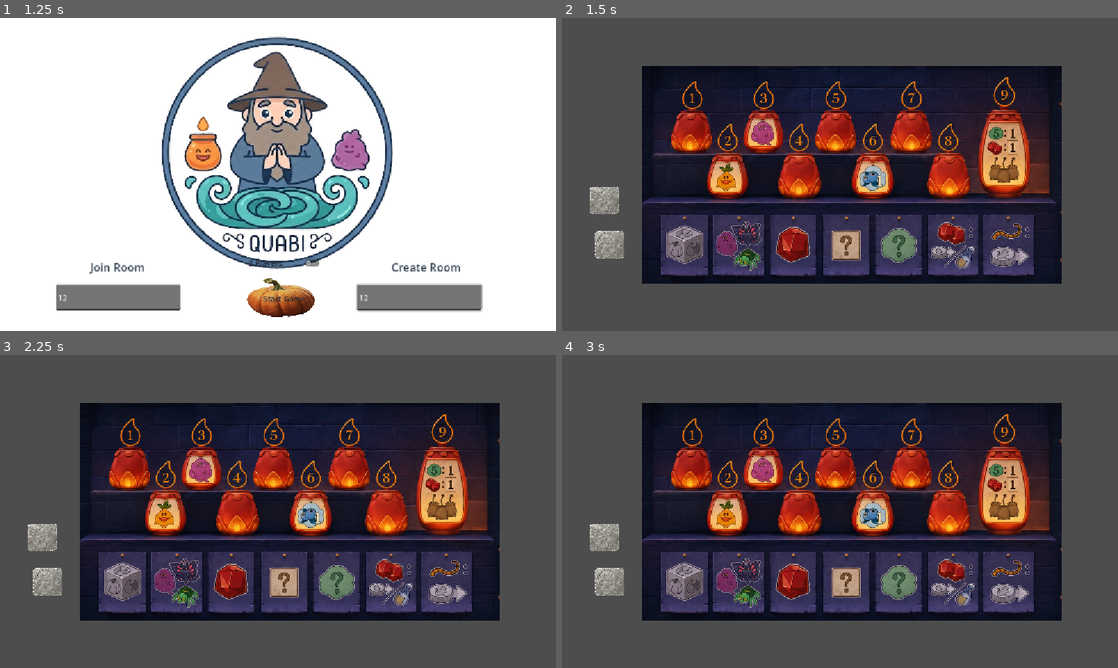
Above: before the commit, frames 1-4 (two rows, left to right).
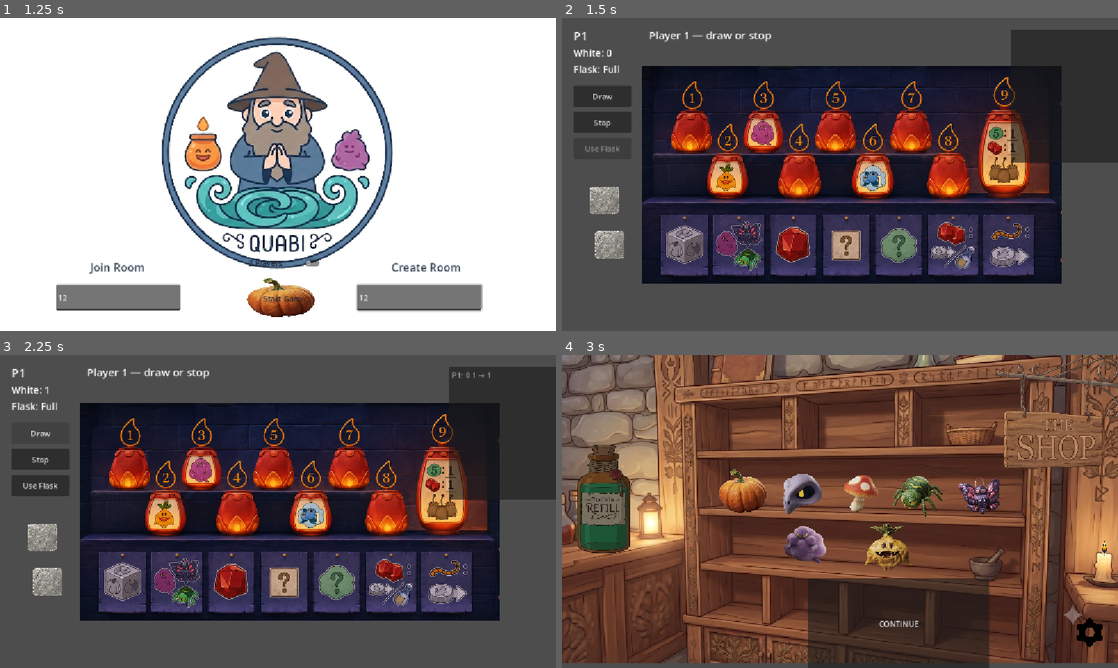
Above: after the commit, the same moments.

Repository: aheiner2001/the-quacks-of-quedlinburg
Game: Godot game, scene res://main_menu.tscn
Same seed, same stepped clock (60 frames per second), same inputs: the game is played once before the commit and once after it.
Inputs (mouse positions are in pixels of both pictures, inside the frame that each line leads up to):
- Up to frame 1 (1.25 s): click (116, 296) at 0.52 s; type "12" at 0.6 s; click (417, 296) at 0.75 s; type "12" at 0.83 s
- Up to frame 2 (1.5 s): click "Start Game" at 1.25 s
- Up to frame 3 (2.25 s): click (38, 433) at 2 s, where only the run after the commit has a clickable "Draw"
- Up to frame 4 (3 s): click (600, 458) at 2.75 s, where only the run after the commit has a clickable "Stop"

Frame 1 is identical in both runs. In frame 2, 7.7% of the frame differs, in the area x 2-100%, y 3-47%; in frame 3, 7.6%; in frame 4, 96%, in the area x 0-100%, y 0-100%.
Error after the commit: Invalid assignment of property or key 'stone_value' with value of type 'int' on a base object of type 'StaticBody2D (area_2d.gd)'. (res://node_2d.gd:35)

Commit message:
feat: wire board potions UI to PhaseController

Diff:
--- a/board.gd
+++ b/board.gd
@@ -3,11 +3,85 @@
 
 @export var run_auto_numbering: bool = false:
 	set(value):
-		auto_number_stones()
+		if Engine.is_editor_hint():
+			auto_number_stones()
 
 func _ready() -> void:
 	if Engine.is_editor_hint():
 		return
+	var pc := _controller()
+	pc.phase_changed.connect(_on_phase)
+	pc.active_player_changed.connect(_on_active)
+	pc.chip_drawn.connect(_on_drawn)
+	pc.exploded.connect(_on_exploded)
+	pc.flask_used.connect(_on_flask_used)
+	$HandoffLabel.text = "Player %d — draw or stop" % (pc.state.active_player + 1)
+	_refresh()
+
+func _on_phase(phase: String) -> void:
+	if phase == "evaluation" or phase == "shop":
+		get_tree().change_scene_to_file("res://node_2d.tscn")
+		return
+	_refresh()
+
+func _on_active(player_index: int) -> void:
+	$HandoffLabel.text = "Player %d — draw or stop" % (player_index + 1)
+	_refresh()
+
+func _on_drawn(player_index: int, result: Dictionary) -> void:
+	$WhiteSumLabel.text = "White: %s" % str(result["white_sum"])
+	_show_placement(player_index, result)
+	_refresh()
+
+func _on_exploded(player_index: int) -> void:
+	$HandoffLabel.text = "Player %d exploded!" % (player_index + 1)
+	_refresh()
+
+func _on_flask_used(_player_index: int) -> void:
+	_refresh()
+
+func _refresh() -> void:
+	var pc := _controller()
+	var player: PlayerState = pc.state.players[pc.state.active_player]
+	$DrawButton.disabled = not player.can_draw()
+	$StopButton.disabled = player.stopped
+	$FlaskButton.disabled = not player.can_use_flask()
+	$FlaskLabel.text = "Flask: %s" % ("Full" if player.flask_full else "Empty")
+	$WhiteSumLabel.text = "White: %d" % player.pot.white_sum()
+	$ActivePlayerLabel.text = "P%d" % (pc.state.active_player + 1)
+
+func _show_placement(player_index: int, result: Dictionary) -> void:
+	var index := int(result["index"])
+	for child in get_children():
+		if child.has_node("Label") and child.get_node("Label").text == str(index):
+			var marker := Label.new()
+			var chip: Dictionary = result["chip"]
+			marker.text = "%s %s" % [str(chip["color"]), str(chip["value"])]
+			marker.position = Vector2(-20, -24)
+			child.add_child(marker)
+			return
+	var fallback_chip: Dictionary = result["chip"]
+	$PlacementsList.add_item(
+		"P%d: %s %s → %d" % [
+			player_index + 1,
+			str(fallback_chip["color"]),
+			str(fallback_chip["value"]),
+			index,
+		]
+	)
+
+func _on_draw_pressed() -> void:
+	_controller().draw_active()
+
+func _on_stop_pressed() -> void:
+	_controller().stop_active()
+
+func _on_flask_pressed() -> void:
+	_controller().use_flask_active()
+	_refresh()
+
+func _controller() -> PhaseController:
+	return get_node("/root/GameSession").get("controller") as PhaseController
 
 func auto_number_stones() -> void:
 	var current_number = 1
--- a/board.tscn
+++ b/board.tscn
@@ -20,3 +20,66 @@
 [node name="stone_edge2" parent="." unique_id=1656217809 instance=ExtResource("3_8l818")]
 position = Vector2(68.00001, 441.00006)
 scale = Vector2(0.8061224, 0.7902097)
+
+[node name="ActivePlayerLabel" type="Label" parent="."]
+offset_left = 24.0
+offset_top = 20.0
+offset_right = 84.0
+offset_bottom = 52.0
+theme_override_font_sizes/font_size = 24
+text = "P1"
+
+[node name="WhiteSumLabel" type="Label" parent="."]
+offset_left = 24.0
+offset_top = 58.0
+offset_right = 144.0
+offset_bottom = 88.0
+theme_override_font_sizes/font_size = 20
+text = "White: 0"
+
+[node name="FlaskLabel" type="Label" parent="."]
+offset_left = 24.0
+offset_top = 92.0
+offset_right = 144.0
+offset_bottom = 122.0
+theme_override_font_sizes/font_size = 20
+text = "Flask: Full"
+
+[node name="DrawButton" type="Button" parent="."]
+offset_left = 24.0
+offset_top = 140.0
+offset_right = 144.0
+offset_bottom = 184.0
+text = "Draw"
+
+[node name="StopButton" type="Button" parent="."]
+offset_left = 24.0
+offset_top = 194.0
+offset_right = 144.0
+offset_bottom = 238.0
+text = "Stop"
+
+[node name="FlaskButton" type="Button" parent="."]
+offset_left = 24.0
+offset_top = 248.0
+offset_right = 144.0
+offset_bottom = 292.0
+text = "Use Flask"
+
+[node name="HandoffLabel" type="Label" parent="."]
+offset_left = 180.0
+offset_top = 20.0
+offset_right = 500.0
+offset_bottom = 54.0
+theme_override_font_sizes/font_size = 22
+text = "Player 1 — draw or stop"
+
+[node name="PlacementsList" type="ItemList" parent="."]
+offset_left = 930.0
+offset_top = 24.0
+offset_right = 1210.0
+offset_bottom = 300.0
+
+[connection signal="pressed" from="DrawButton" to="." method="_on_draw_pressed"]
+[connection signal="pressed" from="StopButton" to="." method="_on_stop_pressed"]
+[connection signal="pressed" from="FlaskButton" to="." method="_on_flask_pressed"]
--- a/tests/run_all_tests.gd
+++ b/tests/run_all_tests.gd
@@ -1,4 +1,6 @@
 extends SceneTree
+
+const TestBoardUI = preload("res://tests/test_board_ui.gd")
 
 func _init() -> void:
 	var failures := 0
@@ -9,6 +11,7 @@
 	failures += TestMarket.run()
 	failures += TestGameState.run()
 	failures += TestPhaseController.run()
+	failures += TestBoardUI.run()
 	if failures == 0:
 		print("ALL TESTS PASSED")
 	else:
--- /dev/null
+++ b/tests/test_board_ui.gd
@@ -0,0 +1,52 @@
+class_name TestBoardUI
+extends RefCounted
+
+static func run() -> int:
+	var failures := 0
+	var packed := load("res://board.tscn") as PackedScene
+	failures += AssertUtil.truthy(packed != null, "board scene loads")
+	if packed == null:
+		return failures
+
+	var board := packed.instantiate()
+	failures += AssertUtil.truthy(board.get_script() != null, "board script compiles")
+	var expected_nodes := {
+		"ActivePlayerLabel": Label,
+		"WhiteSumLabel": Label,
+		"FlaskLabel": Label,
+		"DrawButton": Button,
+		"StopButton": Button,
+		"FlaskButton": Button,
+		"HandoffLabel": Label,
+	}
+	for node_name: String in expected_nodes:
+		var node := board.get_node_or_null(node_name)
+		failures += AssertUtil.truthy(node != null, "board has %s" % node_name)
+		if node:
+			failures += AssertUtil.truthy(
+				is_instance_of(node, expected_nodes[node_name]),
+				"%s has expected type" % node_name
+			)
+
+	if failures == 0:
+		failures += AssertUtil.truthy(
+			board.get_node("DrawButton").pressed.is_connected(
+				Callable(board, "_on_draw_pressed")
+			),
+			"draw button wired"
+		)
+		failures += AssertUtil.truthy(
+			board.get_node("StopButton").pressed.is_connected(
+				Callable(board, "_on_stop_pressed")
+			),
+			"stop button wired"
+		)
+		failures += AssertUtil.truthy(
+			board.get_node("FlaskButton").pressed.is_connected(
+				Callable(board, "_on_flask_pressed")
+			),
+			"flask button wired"
+		)
+
+	board.free()
+	return failures
Not shown, added: .superpowers/sdd/task-9-report.md
